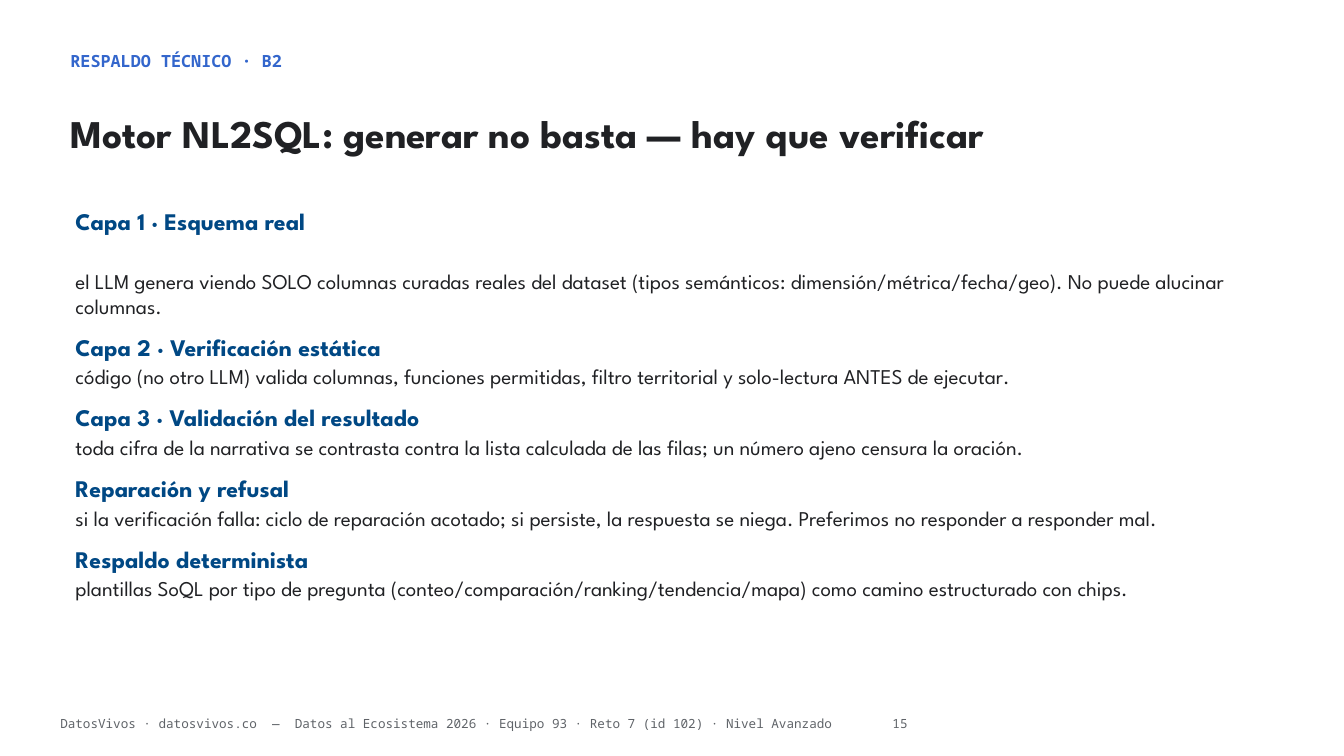
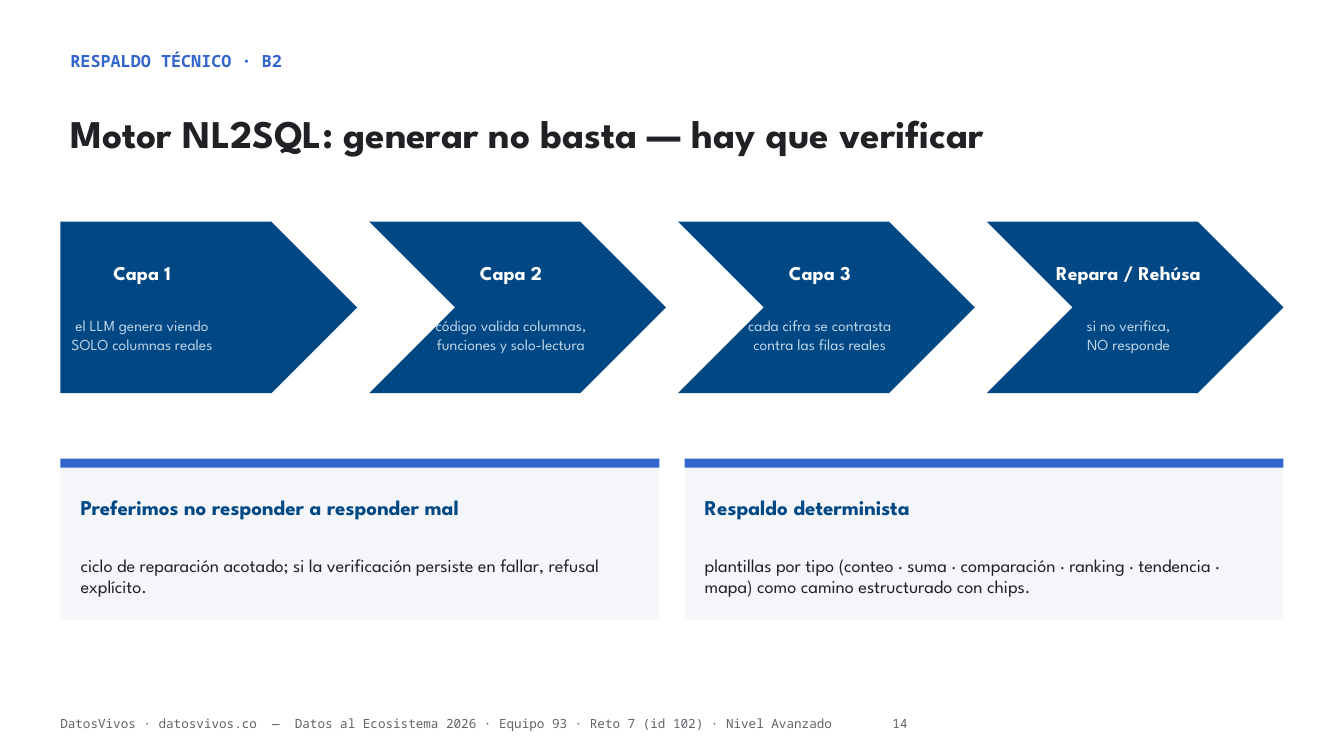
Before and after one commit to jsricop/DatosVivos, a slide deck: slide 14 of recursos/presentacion.pptx (slide 15 before the commit). Drawn at 1344x756 pixels with LibreOffice and Linux fonts; fonts in the diff are those of the drawing. Boxes give left, top, right and bottom in pixels: in the first picture for what was removed or moved away, otherwise in the second. Text is boxed around its words. In the diff, an @@ line names an element or a change of style, - is before the commit and + after.

```diff
--- a/recursos/presentacion.pptx
+++ b/recursos/presentacion.pptx
@@ pentagon arrow added at [60, 222, 357, 393], fill #004884 @@
@@ text removed at [75, 213, 1223, 601] @@
-Capa 1 · Esquema real
-el LLM genera viendo SOLO columnas curadas reales del dataset (tipos semánticos: dimensión/métrica/fecha/geo). No puede alucinar columnas.
-Capa 2 · Verificación estática
-código (no otro LLM) valida columnas, funciones permitidas, filtro territorial y solo-lectura ANTES de ejecutar.
-Capa 3 · Validación del resultado
-toda cifra de la narrativa se contrasta contra la lista calculada de las filas; un número ajeno censura la oración.
-Reparación y refusal
-si la verificación falla: ciclo de reparación acotado; si persiste, la respuesta se niega. Preferimos no responder a responder mal.
-Respaldo determinista
-plantillas SoQL por tipo de pregunta (conteo/comparación/ranking/tendencia/mapa) como camino estructurado con chips.
@@ chevron added at [369, 222, 665, 393], fill #004884 @@
@@ chevron added at [679, 222, 975, 393], fill #004884 @@
@@ chevron added at [987, 222, 1284, 393], fill #004884 @@
@@ text added at [71, 267, 212, 350], 11 pt, text #BFD4E8 @@
+Capa 1
+el LLM genera viendo
+SOLO columnas reales
@@ text added at [436, 267, 586, 353], 11 pt, text #BFD4E8 @@
+Capa 2
+código valida columnas,
+funciones y solo-lectura
@@ text added at [748, 267, 891, 350], 11 pt, text #BFD4E8 @@
+Capa 3
+cada cifra se contrasta
+contra las filas reales
@@ text added at [1056, 266, 1200, 353], 11 pt, text #BFD4E8 @@
+Repara / Rehúsa
+si no verifica,
+NO responde
@@ rectangle added at [60, 459, 659, 620], fill #F4F6F9, 13 pt, text #202124 @@
+Preferimos no responder a responder mal
+ciclo de reparación acotado; si la verificación persiste en fallar, refusal explícito.
@@ rectangle added at [60, 459, 659, 468], fill #3366CC @@
@@ rectangle added at [685, 459, 1284, 620], fill #F4F6F9, 13 pt, text #202124 @@
+Respaldo determinista
+plantillas por tipo (conteo · suma · comparación · ranking · tendencia · mapa) como camino estructurado con chips.
@@ rectangle added at [685, 459, 1284, 468], fill #3366CC @@
@@ text at [60, 718, 907, 731]: text changed @@
-DatosVivos · datosvivos.co — Datos al Ecosistema 2026 · Equipo 93 · Reto 7 (id 102) · Nivel Avanzado 15
+DatosVivos · datosvivos.co — Datos al Ecosistema 2026 · Equipo 93 · Reto 7 (id 102) · Nivel Avanzado 14
```
Also in this commit, not shown: 16 other slides changed, 1 slide added, 2 slides removed, 3 other files.
